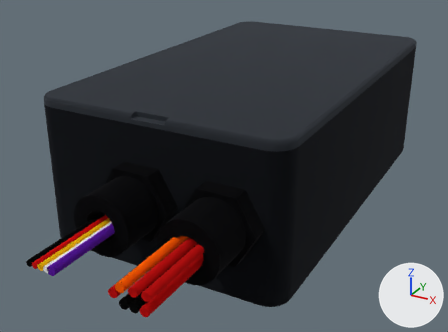
What one commit did to the glTF model hardware/enclosure/hammond_1591c/wrangler_air_cust_def.glb.
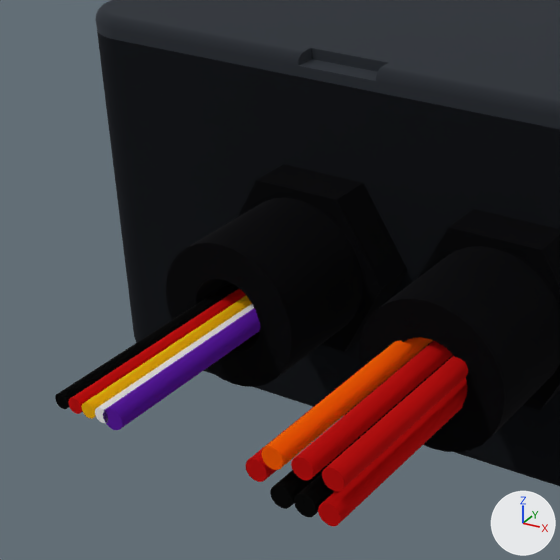
Old and new are each drawn whole from a 50 mm lens placed at (68.6, -143.5, 76.0), pointed at (-2.6, -14.2, 11.4) and again close up on the part from 1% to 54% of the width and 27% to 100% of the height. The lights are fixed; the arrows at lower right show +X, +Y and +Z. The older version's two pictures come first. Where no turn or scale is listed for an object, it has been applied to the vertices. Vertices at exactly the same position are counted once.

The scene before the commit, as lines of its bpy script (objects in view):
```python
me_relay_k2_no_to_valve = bpy.data.meshes.new('relay_K2_NO_to_valve')
me_relay_k2_no_to_valve.from_pydata(...)  # 1354 vertices, 2724 faces; spans x -14.4..15.9, y -80.0..-18.6, z 18.1..22.4
me_relay_k2_no_to_valve.materials.append(mat_mat_18)  # orange #fa7f0d
me_relay_no_to_arb = bpy.data.meshes.new('relay_NO_to_ARB')
me_relay_no_to_arb.from_pydata(...)  # 1596 vertices, 3344 faces; spans x -14.4..1.4, y -80.0..7.4, z 17.1..23.9
me_relay_no_to_arb.materials.append(mat_mat_17)  # purple #7a2bbf
me_w2_grove_port_a_to_sensor_black = bpy.data.meshes.new('W2_grove_PORT_A_to_sensor_black')
me_w2_grove_port_a_to_sensor_black.from_pydata(...)  # 1630 vertices, 3374 faces; spans x -14.3..-3.8, y -80.0..21.6, z 15.3..25.7
me_w2_grove_port_a_to_sensor_black.materials.append(mat_mat_13)  # black #141414
ob_relay_k2_no_to_valve = bpy.data.objects.new('relay_K2_NO_to_valve', me_relay_k2_no_to_valve)
ob_relay_k2_no_to_valve.location = (0.0, 0.0, 0.0)
ob_relay_no_to_arb = bpy.data.objects.new('relay_NO_to_ARB', me_relay_no_to_arb)
ob_relay_no_to_arb.location = (0.0, 0.0, 0.0)
ob_w2_grove_port_a_to_sensor_black = bpy.data.objects.new('W2_grove_PORT_A_to_sensor_black', me_w2_grove_port_a_to_sensor_black)
ob_w2_grove_port_a_to_sensor_black.location = (0.0, 0.0, 0.0)
# also in view: 'W2_grove_PORT_A_to_sensor_red' at (-7.8, -29.2, 20.5); 'W2_grove_PORT_A_to_sensor_yellow' at (-6.4, -29.2, 20.5); '12V_to_vmod_VCC' at (16.5, -53.2, 17.0); 'W2_grove_PORT_A_to_sensor_white' at (-5.1, -29.2, 20.5); 'gland_M12_sensor_ARB' at (-2.0, -53.5, 18.0)
```
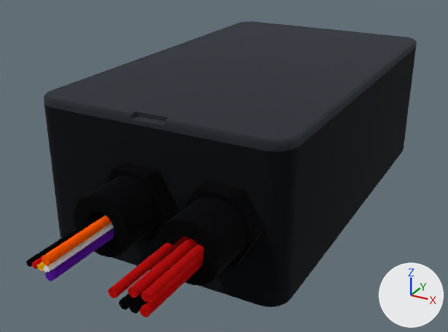
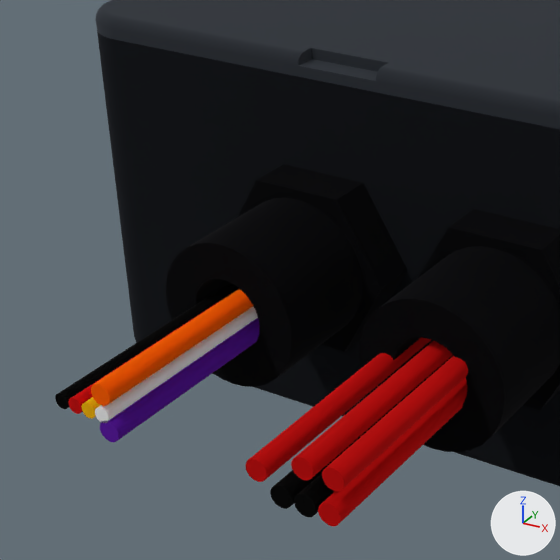
What differs and where, as boxes [x1, y1, x2, y2] in the close-ups (560 x 560 px):
'relay_K2_NO_to_valve', reshaped: before [261, 337, 433, 470]; after [91, 289, 253, 406]
'relay_NO_to_ARB', reshaped: before [103, 308, 260, 430]; after [100, 318, 259, 442]
part 2 of me_relay_k2_no_to_valve, added (orange): after [91, 289, 253, 406]
part 3 of me_relay_k2_no_to_valve, deleted (orange): before [261, 337, 433, 470]
'12V_to_relay1_A', unchanged, uncovered by the edit: before [246, 354, 379, 482]; after [246, 337, 431, 482]
'W2_grove_PORT_A_to_sensor_red', unchanged, covered by the edit: before [68, 289, 246, 414]; after [68, 289, 238, 414]
'W2_grove_PORT_A_to_sensor_yellow', unchanged, covered by the edit: before [82, 296, 252, 419]; after [82, 397, 100, 419]

What the commit changed:
me_relay_no_to_arb is used by ob_relay_no_to_arb; location (0.0, 0.0, 0.0).
me_relay_no_to_arb had 1596 vertices, 3344 faces and spanned x -14.4..1.4, y -80.0..7.4, z 17.1..23.9.
me_relay_no_to_arb now has 1600 vertices, 3344 faces and spans x -14.4..0.9, y -80.0..7.4, z 15.9..23.9.
me_relay_no_to_arb part 1: 124 vertices moved from x -0.4..1.4, y -42.6..-31.2, z 17.4..22.9 to x -0.9..0.9, y -42.6..-31.2, z 17.4..22.9; 810 vertices removed from x -0.4..1.4, y -80.0..-31.1, z 17.1..22.9; 814 vertices added at x -0.9..0.9, y -80.0..-31.1, z 15.9..22.9.
me_relay_k2_no_to_valve is used by ob_relay_k2_no_to_valve; location (0.0, 0.0, 0.0).
me_relay_k2_no_to_valve had 1354 vertices, 2724 faces and spanned x -14.4..15.9, y -80.0..-18.6, z 18.1..22.4.
me_relay_k2_no_to_valve now has 1632 vertices, 3344 faces and spans x -14.4..0.5, y -80.0..-18.6, z 18.9..22.9.
me_relay_k2_no_to_valve part 2: a new loose piece of 588 vertices spanning x -1.3..0.5, y -80.0..-39.1, z 18.9..20.7, in mat_mat_18 (orange #fa7f0d).
me_relay_k2_no_to_valve part 3: the loose piece of 310 vertices spanning x 14.1..15.9, y -80.0..-41.1, z 18.6..20.4 is deleted.
Other edits to the shape of me_relay_k2_no_to_valve do not show in these pictures.
